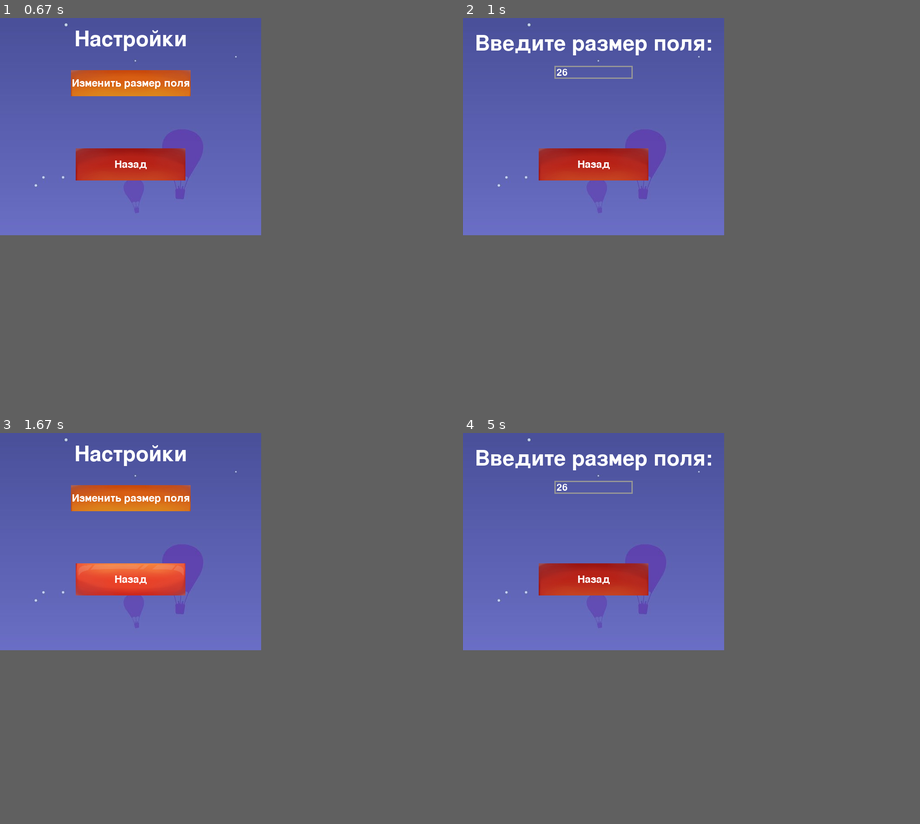
Above: before the commit, frames 1-4 (two rows, left to right).
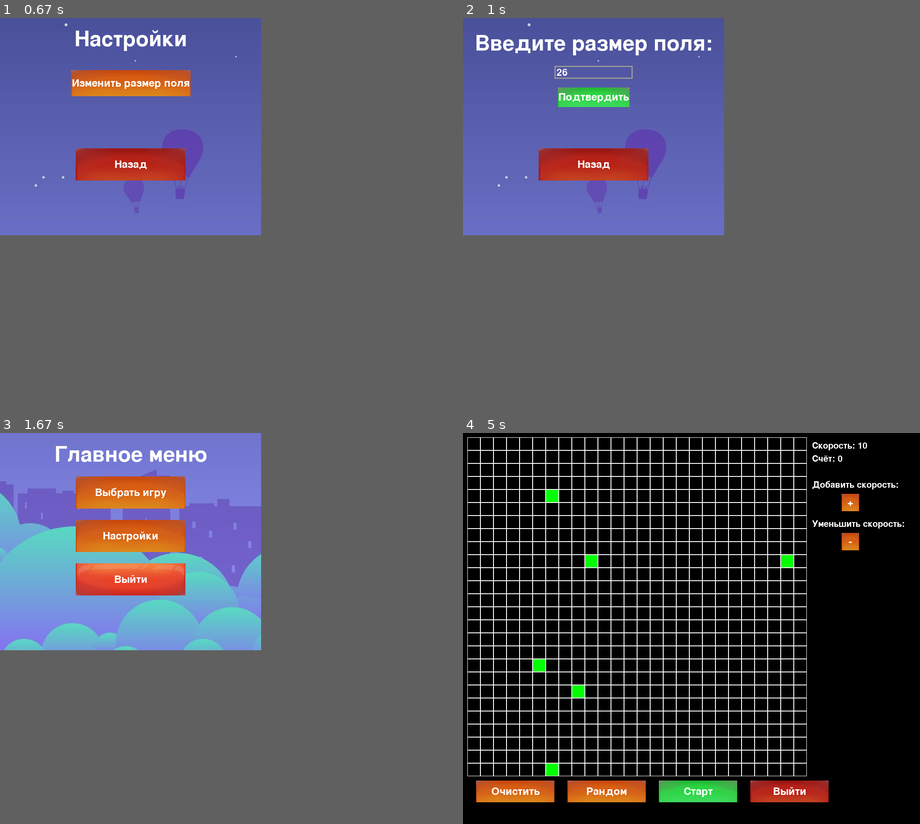
Above: after the commit, the same moments.

Repository: 12nn12/Pygame2
Game: pygame game, started from main.py
The game is run twice, just before and just after one commit, with the same random seed, the same clock (stepped at 60 frames per second) and the same inputs.
Inputs (mouse positions are in pixels of both pictures, inside the frame that each line leads up to):
- Up to frame 1 (0.67 s): click (132, 127) at 0.38 s
- Up to frame 2 (1 s): click "Изменить размер поля" at 0.72 s
- Up to frame 3 (1.67 s): click (132, 511) at 1.05 s, where only the run after the commit has a clickable "Подтвердить"; click "Назад" at 1.38 s
- Up to frame 4 (5 s): click (595, 491) at 1.72 s, where only the run after the commit has a clickable "Выбрать игру"; click (604, 503) at 2.05 s; click (696, 792) at 2.38 s, where only the run after the commit has a clickable "Старт"; tap Space at 2.67 s; click (545, 667) at 3.05 s; click (787, 558) at 3.38 s; click (554, 495) at 3.72 s; click (581, 698) at 4.05 s; click (590, 558) at 4.38 s; click (554, 773) at 4.72 s
In our replay, in frame 4 the window is 600x500 before the commit and 1050x900 after it. These sizes can differ from the game's own. Grey fills any space a smaller window leaves; there, only what the larger window draws over its background counts as a difference.

Frame 1 is identical in both runs. In frame 2, 0.8% of the frame differs, in the area x 20-37%, y 17-23%; in frame 3, 27%; in frame 4, 41%, in the area x 0-97%, y 0-95%.

Commit message:
Button confirm size

Diff:
--- a/main.py
+++ b/main.py
@@ -10,6 +10,8 @@
 
 def start_life(choice_life):
     global board_size
+    if board_size <= 0:
+        board_size = 26
     pygame.init()
     screen_width = 1050
     screen_height = 900
@@ -27,6 +29,12 @@
     speed_button = ImageButton(870, 140, 40, 40, '+', './data/orange_button.jpg', './data/orange_button_1.png')
     speed_button2 = ImageButton(870, 230, 40, 40, '-', './data/orange_button.jpg', './data/orange_button_1.png')
     exit_button = ImageButton(660, 800, 180, 50, 'Выйти', './data/red_button.jpg', './data/red_button_1.jpg')
+    clear_button2 = ImageButton(30, 800, 180, 50, 'Очистить', './data/gray_button.png', './data/gray_button.png')
+    random_button2 = ImageButton(240, 800, 180, 50, 'Рандом', './data/gray_button.png', './data/gray_button.png')
+    start_button2 = ImageButton(450, 800, 180, 50, 'Пауза', './data/orange_button.jpg', './data/orange_button_1.png')
+    random_button2.visible = False
+    clear_button2.visible = False
+    start_button2.visible = False
     time_on = False
     ticks = 0
     speed = 10
@@ -61,15 +69,28 @@
             if (
                     event.type == pygame.KEYDOWN and event.key == pygame.K_SPACE or
                     event.type == pygame.MOUSEBUTTONDOWN and event.button == 3) or (
-                    event.type == pygame.USEREVENT and event.button == start_button):
+                    event.type == pygame.USEREVENT and event.button == start_button) or (
+                    event.type == pygame.USEREVENT and event.button == start_button2):
                 time_on = not time_on
                 game_play = not game_play
                 if not random_button.active:
                     random_button.active = True
                     clear_button.active = True
+                    random_button.visible = True
+                    clear_button.visible = True
+                    start_button.visible = True
+                    random_button2.visible = False
+                    clear_button2.visible = False
+                    start_button2.visible = False
                 else:
                     random_button.active = False
                     clear_button.active = False
+                    random_button.visible = False
+                    clear_button.visible = False
+                    start_button.visible = False
+                    random_button2.visible = True
+                    clear_button2.visible = True
+                    start_button2.visible = True
             if (event.type == pygame.MOUSEBUTTONDOWN and event.button == 4) or (
                     event.type == pygame.USEREVENT and event.button == speed_button2):
                 speed += 1
@@ -92,9 +113,11 @@
             if (event.type == pygame.KEYDOWN and event.key == pygame.K_ESCAPE) or (
                     event.type == pygame.USEREVENT and event.button == exit_button):
                 main_menu()
-            for btn in [random_button, clear_button, start_button, speed_button, speed_button2, exit_button]:
-                btn.handle_event(event)
-        for btn in [random_button, clear_button, start_button, speed_button, speed_button2, exit_button]:
+            for btn in [random_button, clear_button, start_button, speed_button, speed_button2, exit_button,
+                        random_button2, clear_button2, start_button2]:
+                btn.handle_event(event)
+        for btn in [random_button, clear_button, start_button, speed_button, speed_button2, exit_button, random_button2,
+                    clear_button2, start_button2]:
             btn.check_hover(pygame.mouse.get_pos())
             btn.draw(screen)
         if ticks >= speed:
@@ -257,6 +280,7 @@
 
 
 def settings_menu_size():
+    global board_size
     pygame.init()
 
     width, height = 600, 500
@@ -266,6 +290,8 @@
     main_background = pygame.image.load('./data/fon.jpg')
     back_button = ImageButton(width / 2 - (252 / 2), 300, 252, 74, 'Назад', './data/red_button.jpg',
                               './data/red_button_1.jpg')
+    size_button = ImageButton(width / 2 - (165 / 2), 160, 165, 45, 'Подтвердить', './data/green_button.png',
+                              './data/green_button1.png')
     size_input = Input(width / 2 - (180 / 2), 110, 180, 30, text=str(board_size), changed=changed)
     running = True
     while running:
@@ -290,9 +316,12 @@
                 if event.button == back_button:
                     running = False
                     settings_menu()
-            for btn in [back_button]:
-                btn.handle_event(event)
-        for btn in [back_button]:
+                if event.button == size_button:
+                    running = False
+                    settings_menu()
+            for btn in [back_button, size_button]:
+                btn.handle_event(event)
+        for btn in [back_button, size_button]:
             btn.check_hover(pygame.mouse.get_pos())
             btn.draw(screen)
 
